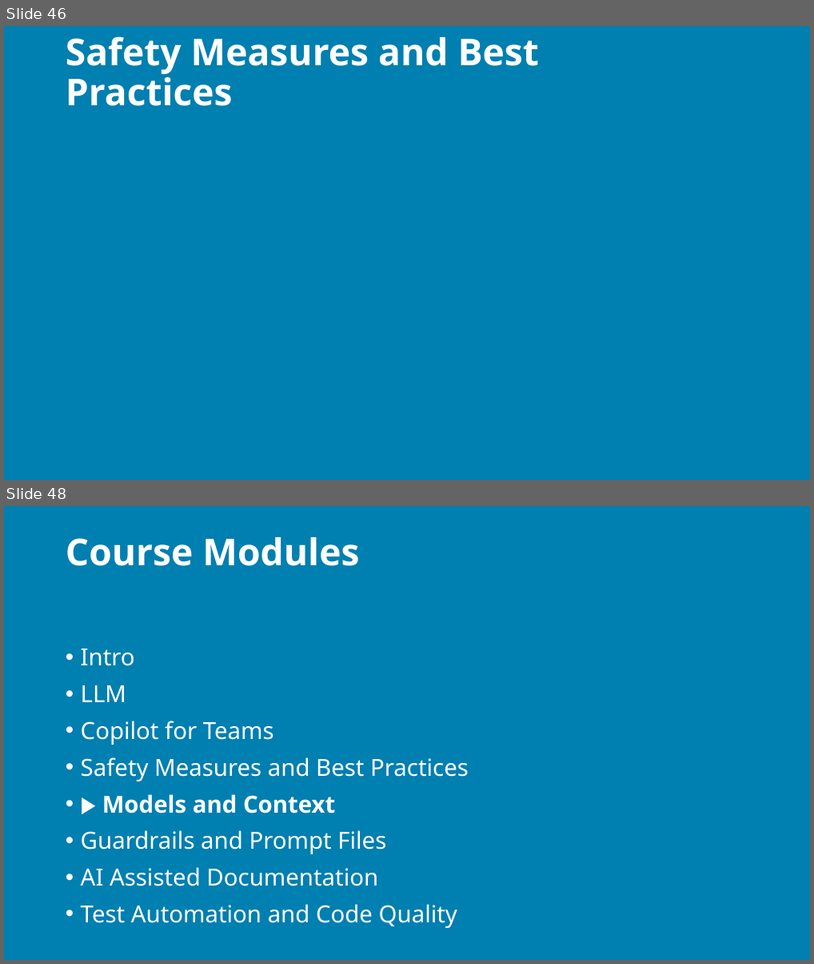
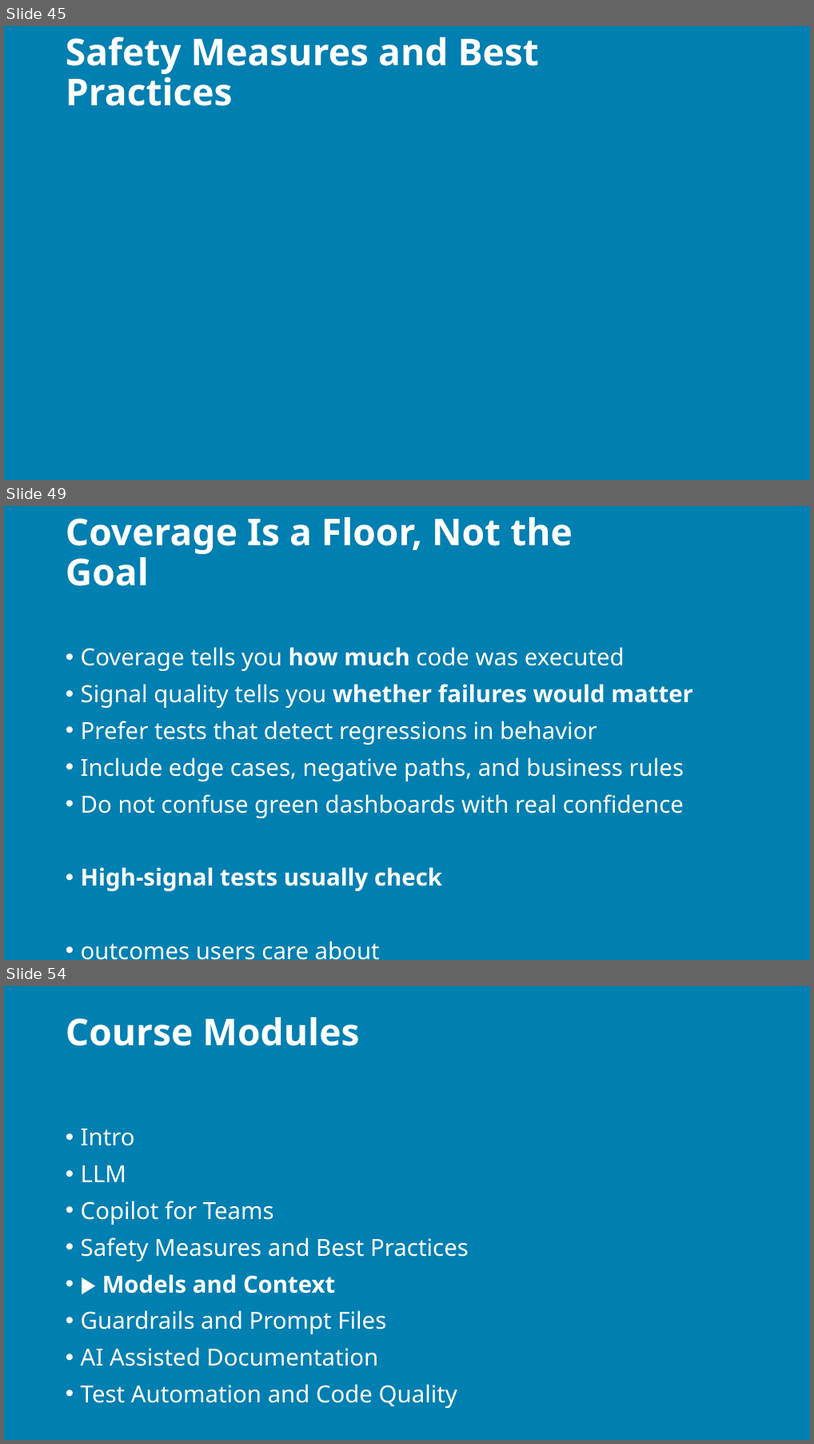
Before and after one commit to j0hnnymiller/AI-Assisted-Software-Development, a slide deck: Slides/output/aiasd-311-tuesday-draft.pptx. Shown one above the other, each under a label of ours: slides 46 and 48 before the commit, slides 45, 49 and 54 after it; the slides between them are not shown. The pictures are 814x964 and 814x1444 pixels, drawn with LibreOffice and Linux fonts; fonts in the diff are those of the drawing; background and template pictures are left out. Boxes give left, top, right and bottom in pixels: in the first picture for what was removed or moved away, otherwise in the second. Text is boxed around its words. In the diff, an @@ line names an element or a change of style, - is before the commit and + after.

```diff
--- a/Slides/output/aiasd-311-tuesday-draft.pptx
+++ b/Slides/output/aiasd-311-tuesday-draft.pptx
@@ slide 49 added at (4, 506, 810, 960), background picture (left out) @@
@@ title added at (66, 517, 573, 586), 44 pt, text #FFFFFF, bold @@
+Coverage Is a Floor, Not the Goal
@@ text added at (81, 647, 694, 960), 28 pt, text #FFFFFF @@
+• Coverage tells you how much code was executed
+• Signal quality tells you whether failures would matter
+• Prefer tests that detect regressions in behavior
+• Include edge cases, negative paths, and business rules
+• Do not confuse green dashboards with real confidence
+• High-signal tests usually check
+• outcomes users care about
+• meaningful failure conditions
+• integration boundaries and contracts
@@ what was slide 46 is now slide 45 @@
@@ what was slide 48 is now slide 54 @@
```
Also in this commit, not shown: 10 slides changed, 17 other slides added, 1 slide removed, 16 other files.
